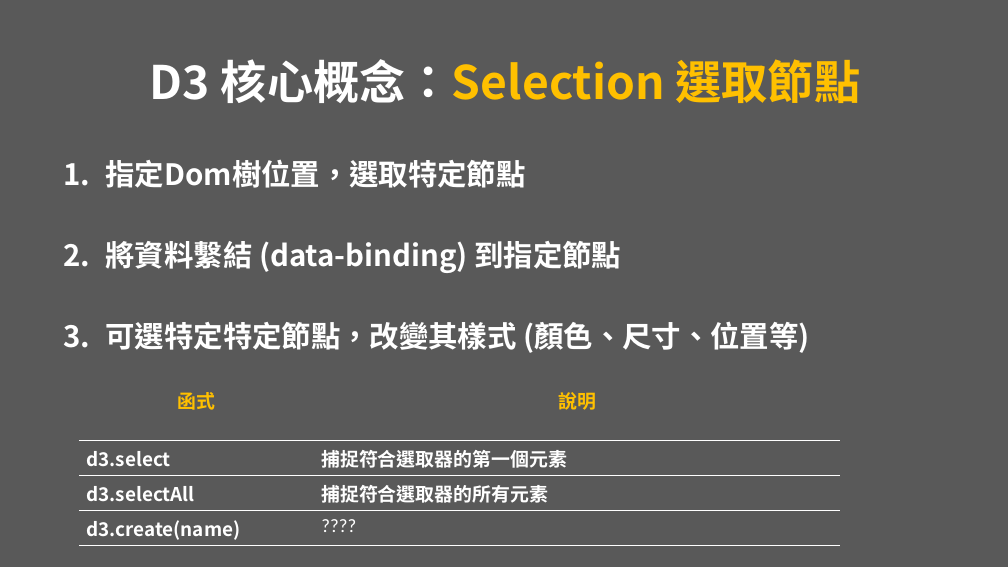
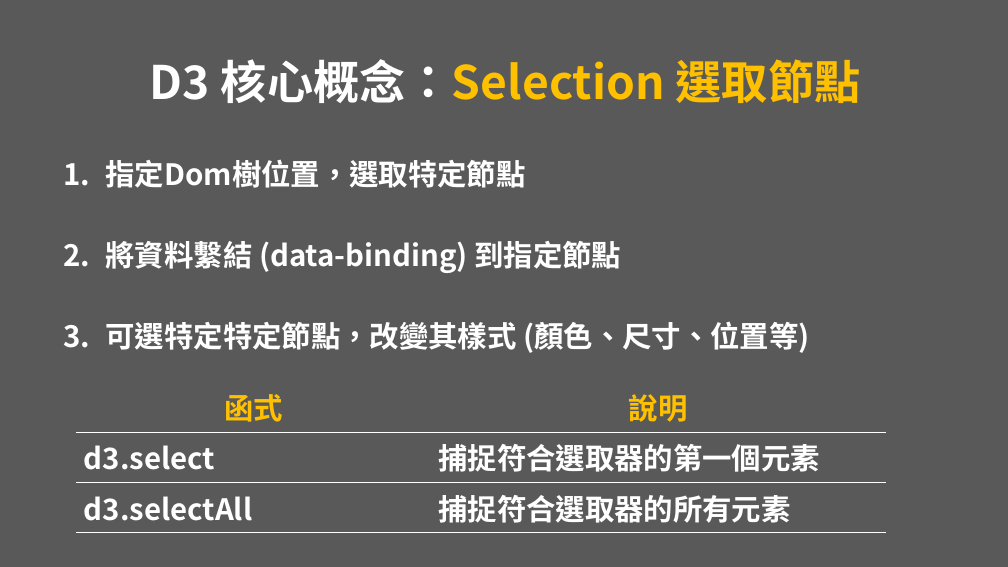
Before and after one commit to vezona/D3.js_Demo, a slide deck: slide 20 of PPT/D3.js presentation.pptx (slide 19 before the commit). Drawn at 1008x567 pixels with LibreOffice and Linux fonts; fonts in the diff are those of the drawing. Boxes give left, top, right and bottom in pixels: in the first picture for what was removed or moved away, otherwise in the second. Text is boxed around its words. In the diff, an @@ line names an element or a change of style, - is before the commit and + after.

```diff
--- a/PPT/D3.js presentation.pptx
+++ b/PPT/D3.js presentation.pptx
@@ table at <box>76,382,886,527</box> @@
-row 4: d3.create(name) | ????
@@ table: place and size @@
-table at <box>79,383,841,544</box>
+table at <box>76,382,886,527</box>
```
Also in this commit, not shown: 26 other slides changed, 5 slides added, 4 slides removed, 17 other files.
